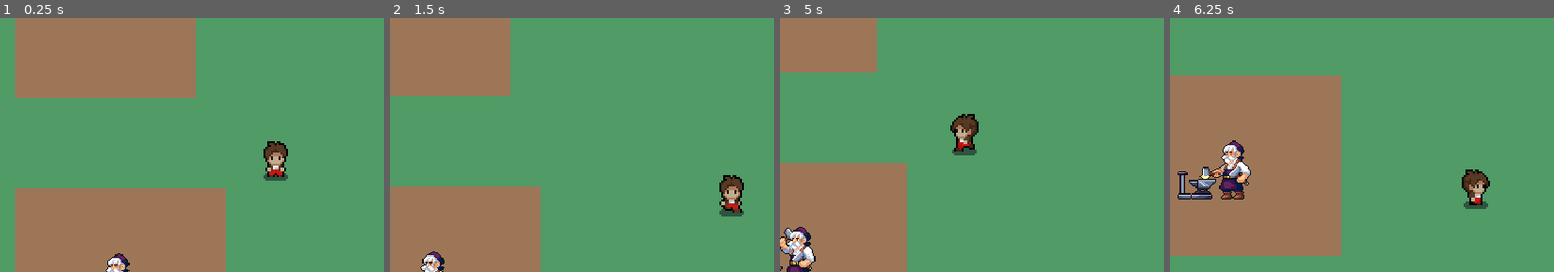
Above: before the commit, frames 1-4 (left to right).
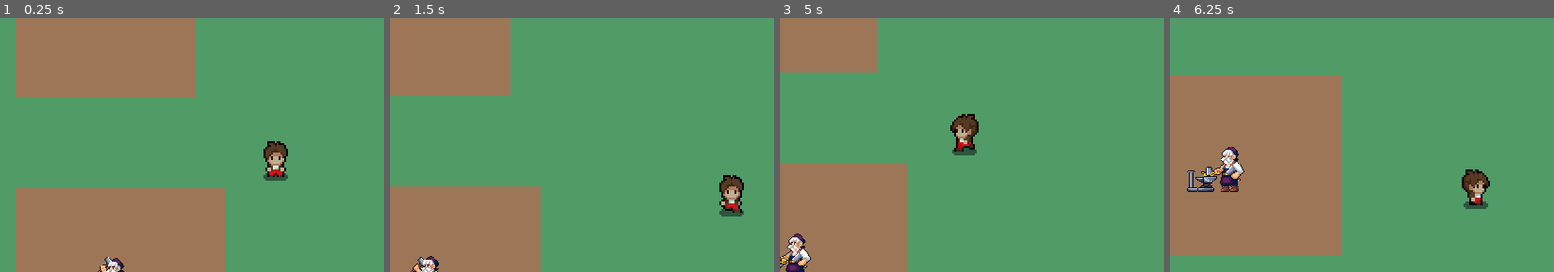
Above: after the commit, the same moments.

Repository: Maxsonin/Mobile-GameDev-Hackatho-IT-Revolution-24
Game: Godot game, scene res://scenes/worlds/Level0/Level0.tscn
Two runs of this game, one before a commit and one after it. Both use one fixed random seed, a clock stepped at 60 frames per second and the inputs below. This scene is started directly instead of the project's main scene.
Inputs:
- Up to frame 1 (0.25 s): no input
- Up to frame 2 (1.5 s): hold D (Right) 0.53-1.28 s; hold S (Down) from 1.28 s (still down)
- Up to frame 3 (5 s): release S (Down) at 2.03 s; hold D (Right) 2.03-2.78 s; hold W (Up) 2.78-3.53 s; hold A (Left) from 3.53 s (still down)
- Up to frame 4 (6.25 s): release A (Left) at 5.03 s; hold S (Down) 5.03-5.78 s; hold D (Right) from 5.78 s (still down)

The runs differ from the first frame. In frame 1, 0.4% of the frame differs, in the area x 25-34%, y 92-100%; in frame 2, 0.5%; in frame 3, 1.1%; in frame 4, 2.2%, in the area x 1-22%, y 48-72%.

Commit message:
blacksmith made

Diff:
--- a/scenes/worlds/Level0/Level0.tscn
+++ b/scenes/worlds/Level0/Level0.tscn
@@ -1,15 +1,13 @@
-[gd_scene load_steps=8 format=3 uid="uid://bkrtiq007hbu6"]
+[gd_scene load_steps=7 format=3 uid="uid://bkrtiq007hbu6"]
 
-[ext_resource type="Script" path="res://scenes/worlds/Level0/Level0.gd" id="1_3sbkq"]
 [ext_resource type="TileSet" uid="uid://bts106mttgyup" path="res://Assets/mainSets.tres" id="2_gw2je"]
 [ext_resource type="PackedScene" uid="uid://085xg8eitu0h" path="res://mainCharacter/main_character.tscn" id="5_b2qqm"]
 [ext_resource type="PackedScene" uid="uid://d07swamehyfdw" path="res://scenes/UIes/Level0UI.tscn" id="6_ncm5q"]
 [ext_resource type="Script" path="res://scenes/worlds/Level0/ResourseManager.gd" id="7_ipqwr"]
-[ext_resource type="PackedScene" uid="uid://c7130qmktbblk" path="res://scenes/worlds/Level0/nps/blacksmith.tscn" id="7_k56af"]
+[ext_resource type="PackedScene" uid="uid://c7xhhby0desrl" path="res://scenes/worlds/Level0/nps/blacksmithNPS.tscn" id="7_kn7ii"]
 [ext_resource type="PackedScene" uid="uid://bh0emg14n1yjp" path="res://scenes/worlds/Level0/Collectbles/random_spawner.tscn" id="9_fo4in"]
 
 [node name="World" type="Node2D"]
-script = ExtResource("1_3sbkq")
 
 [node name="TileMap" type="TileMap" parent="."]
 tile_set = ExtResource("2_gw2je")
@@ -32,7 +30,6 @@
 
 [node name="RandomSpawner" parent="." instance=ExtResource("9_fo4in")]
 
-[node name="Blacksmith" parent="." instance=ExtResource("7_k56af")]
+[node name="Npc" parent="." instance=ExtResource("7_kn7ii")]
 position = Vector2(64, 192)
-
-[connection signal="area_entered" from="Blacksmith" to="MainCharacter" method="_on_blacksmith_area_entered"]
+scale = Vector2(1.5, 1.5)
--- a/scenes/worlds/Level0/nps/blacksmith.gd
+++ /dev/null
@@ -1,11 +0,0 @@
-extends Area2D
-
-
-# Called when the node enters the scene tree for the first time.
-func _ready():
-	pass # Replace with function body.
-
-
-# Called every frame. 'delta' is the elapsed time since the previous frame.
-func _process(delta):
-	pass
--- /dev/null
+++ b/scenes/worlds/Level0/nps/blacksmithNPS.tscn
@@ -0,0 +1,160 @@
+[gd_scene load_steps=15 format=3 uid="uid://c7xhhby0desrl"]
+
+[ext_resource type="Texture2D" uid="uid://dgj4d8da2gdum" path="res://scenes/worlds/Level0/level0Assets/Blacksmith/BLACKSMITH.png" id="1_83o3o"]
+
+[sub_resource type="GDScript" id="GDScript_mbqkn"]
+script/source = "extends Node2D
+
+@onready var ui = $\"../MainCharacter/UI\"
+@onready var resourse_manager = $\"../ResourseManager\"
+
+var phrases = [\"Збери 10 металу, 20 дерева та 15 каміння\", \"Чудово! Ось твоя зброя!\"]
+
+# Called when the node enters the scene tree for the first time.
+func _ready() -> void:
+	pass # Replace with function body.
+
+
+# Called every frame. 'delta' is the elapsed time since the previous frame.
+func _process(delta: float) -> void:
+	pass
+
+
+func _on_area_2d_body_entered(body: Node2D) -> void:
+	if ((resourse_manager.metal >= 10) and (resourse_manager.wood >= 20) and (resourse_manager.stone >= 15)):
+		ui.visible = false
+		$Label.text = phrases[1]
+		$AnimationPlayer.play(\"new_animation\")
+	else:
+		ui.visible = true
+		$Label.text = phrases[0]
+		$AnimationPlayer.play(\"new_animation\")
+"
+
+[sub_resource type="AtlasTexture" id="AtlasTexture_lu7p5"]
+atlas = ExtResource("1_83o3o")
+region = Rect2(0, 0, 96, 96)
+
+[sub_resource type="AtlasTexture" id="AtlasTexture_7wo7k"]
+atlas = ExtResource("1_83o3o")
+region = Rect2(96, 0, 96, 96)
+
+[sub_resource type="AtlasTexture" id="AtlasTexture_ndlla"]
+atlas = ExtResource("1_83o3o")
+region = Rect2(192, 0, 96, 96)
+
+[sub_resource type="AtlasTexture" id="AtlasTexture_ste87"]
+atlas = ExtResource("1_83o3o")
+region = Rect2(288, 0, 96, 96)
+
+[sub_resource type="AtlasTexture" id="AtlasTexture_a4dfl"]
+atlas = ExtResource("1_83o3o")
+region = Rect2(384, 0, 96, 96)
+
+[sub_resource type="AtlasTexture" id="AtlasTexture_om4si"]
+atlas = ExtResource("1_83o3o")
+region = Rect2(480, 0, 96, 96)
+
+[sub_resource type="AtlasTexture" id="AtlasTexture_p8jir"]
+atlas = ExtResource("1_83o3o")
+region = Rect2(576, 0, 96, 96)
+
+[sub_resource type="SpriteFrames" id="SpriteFrames_hqr7g"]
+animations = [{
+"frames": [{
+"duration": 1.0,
+"texture": SubResource("AtlasTexture_lu7p5")
+}, {
+"duration": 1.0,
+"texture": SubResource("AtlasTexture_7wo7k")
+}, {
+"duration": 1.0,
+"texture": SubResource("AtlasTexture_ndlla")
+}, {
+"duration": 1.0,
+"texture": SubResource("AtlasTexture_ste87")
+}, {
+"duration": 1.0,
+"texture": SubResource("AtlasTexture_a4dfl")
+}, {
+"duration": 1.0,
+"texture": SubResource("AtlasTexture_om4si")
+}, {
+"duration": 1.0,
+"texture": SubResource("AtlasTexture_p8jir")
+}],
+"loop": true,
+"name": &"Idle",
+"speed": 5.0
+}]
+
+[sub_resource type="RectangleShape2D" id="RectangleShape2D_qe5k6"]
+size = Vector2(32, 32)
+
+[sub_resource type="Animation" id="Animation_yne0t"]
+length = 0.001
+tracks/0/type = "value"
+tracks/0/imported = false
+tracks/0/enabled = true
+tracks/0/path = NodePath("Label:visible")
+tracks/0/interp = 1
+tracks/0/loop_wrap = true
+tracks/0/keys = {
+"times": PackedFloat32Array(0),
+"transitions": PackedFloat32Array(1),
+"update": 1,
+"values": [false]
+}
+
+[sub_resource type="Animation" id="Animation_ypdra"]
+resource_name = "new_animation"
+length = 4.0
+tracks/0/type = "value"
+tracks/0/imported = false
+tracks/0/enabled = true
+tracks/0/path = NodePath("Label:visible")
+tracks/0/interp = 1
+tracks/0/loop_wrap = true
+tracks/0/keys = {
+"times": PackedFloat32Array(0, 3),
+"transitions": PackedFloat32Array(1, 1),
+"update": 1,
+"values": [true, false]
+}
+
+[sub_resource type="AnimationLibrary" id="AnimationLibrary_nieni"]
+_data = {
+"RESET": SubResource("Animation_yne0t"),
+"new_animation": SubResource("Animation_ypdra")
+}
+
+[node name="Npc" type="CharacterBody2D"]
+script = SubResource("GDScript_mbqkn")
+
+[node name="AnimatedSprite2D" type="AnimatedSprite2D" parent="."]
+scale = Vector2(0.3, 0.3)
+sprite_frames = SubResource("SpriteFrames_hqr7g")
+animation = &"Idle"
+autoplay = "Idle"
+frame_progress = 0.496903
+
+[node name="Area2D" type="Area2D" parent="."]
+
+[node name="CollisionShape2D" type="CollisionShape2D" parent="Area2D"]
+shape = SubResource("RectangleShape2D_qe5k6")
+
+[node name="Label" type="Label" parent="."]
+visible = false
+offset_left = -24.0
+offset_top = -16.0
+offset_right = 16.0
+offset_bottom = -8.0
+theme_override_font_sizes/font_size = 5
+text = "texs"
+
+[node name="AnimationPlayer" type="AnimationPlayer" parent="."]
+libraries = {
+"": SubResource("AnimationLibrary_nieni")
+}
+
+[connection signal="body_entered" from="Area2D" to="." method="_on_area_2d_body_entered"]
Not shown: 1 places in scenes/worlds/Level0/nps/blacksmith.tscn that only renumber resources
